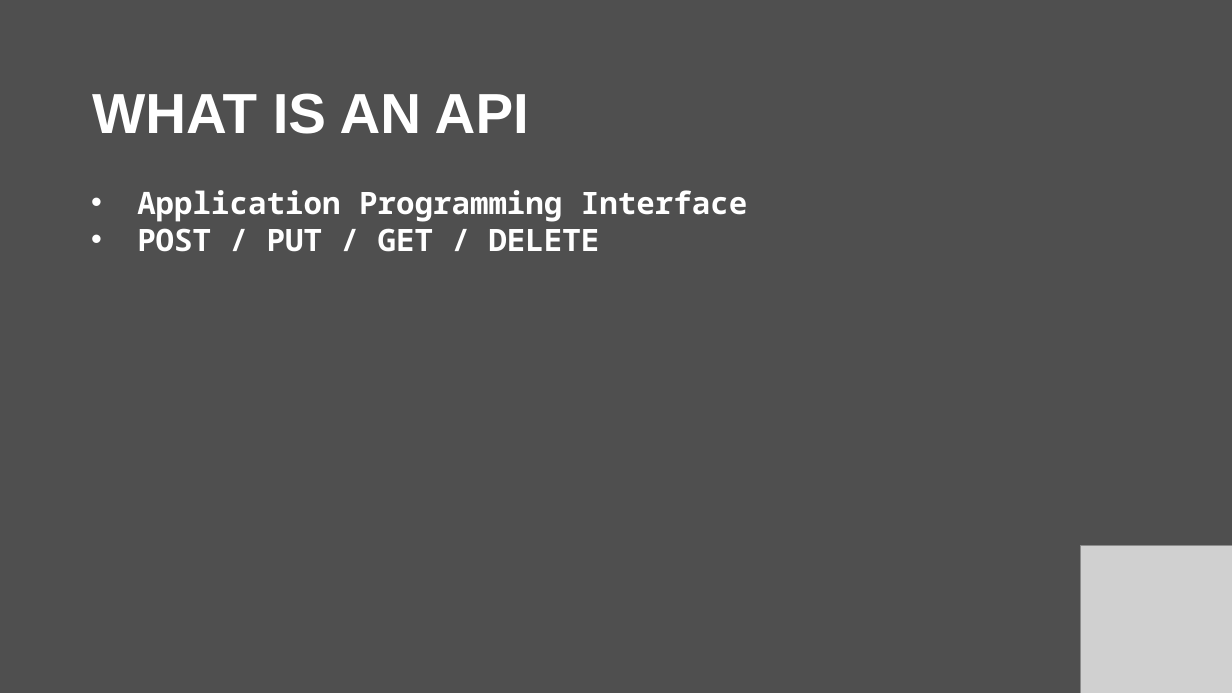
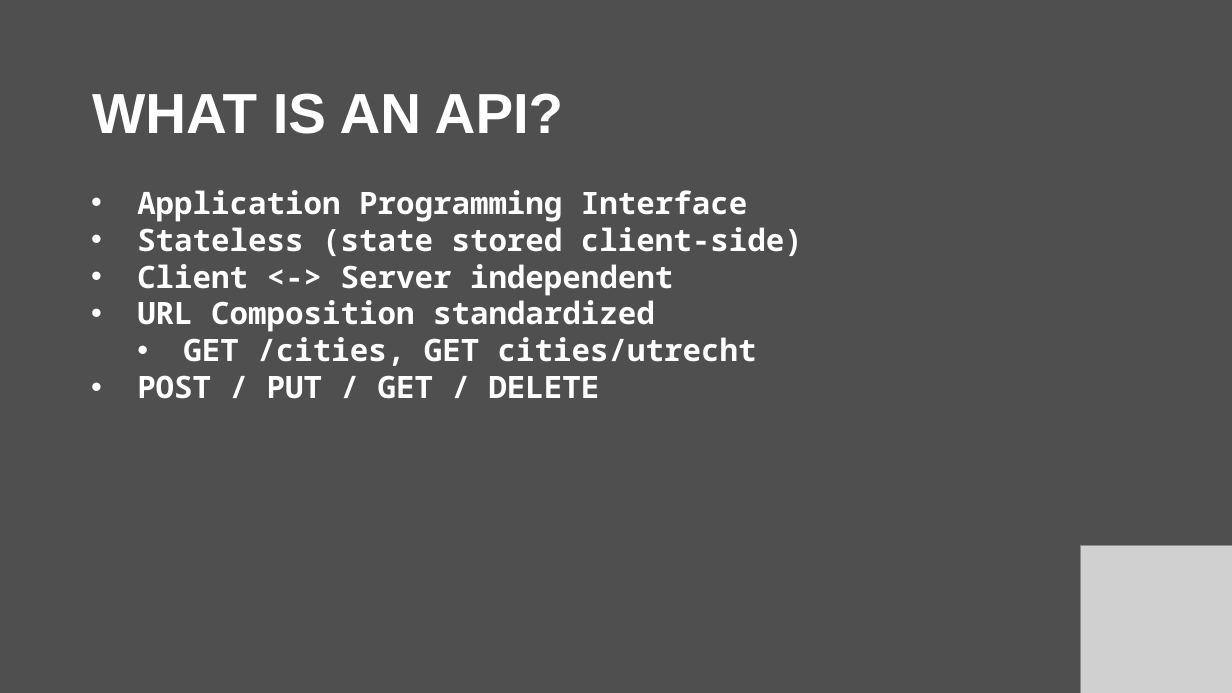
Before and after one commit to muratcanozdemir/python_api, a slide deck: slide 7 of presentation_python_API.pptx (slide 5 before the commit). Drawn at 1232x693 pixels with LibreOffice and Linux fonts; fonts in the diff are those of the drawing; grey boxes stand for pictures. Boxes give left, top, right and bottom in pixels: in the first picture for what was removed or moved away, otherwise in the second. Text is boxed around its words. In the diff, an @@ line names an element or a change of style, - is before the commit and + after.

```diff
--- a/presentation_python_API.pptx
+++ b/presentation_python_API.pptx
@@ title at [92,93,563,134]: text changed @@
-WHAT IS AN API
+WHAT IS AN API?
@@ text at [137,227,803,366]: paragraphs added @@
+• Stateless (state stored client-side)
+• Client <-> Server independent
+• URL Composition standardized
+  • GET /cities, GET cities/utrecht
```
Also in this commit, not shown: 2 other slides changed, 8 slides added, 15 other files.
